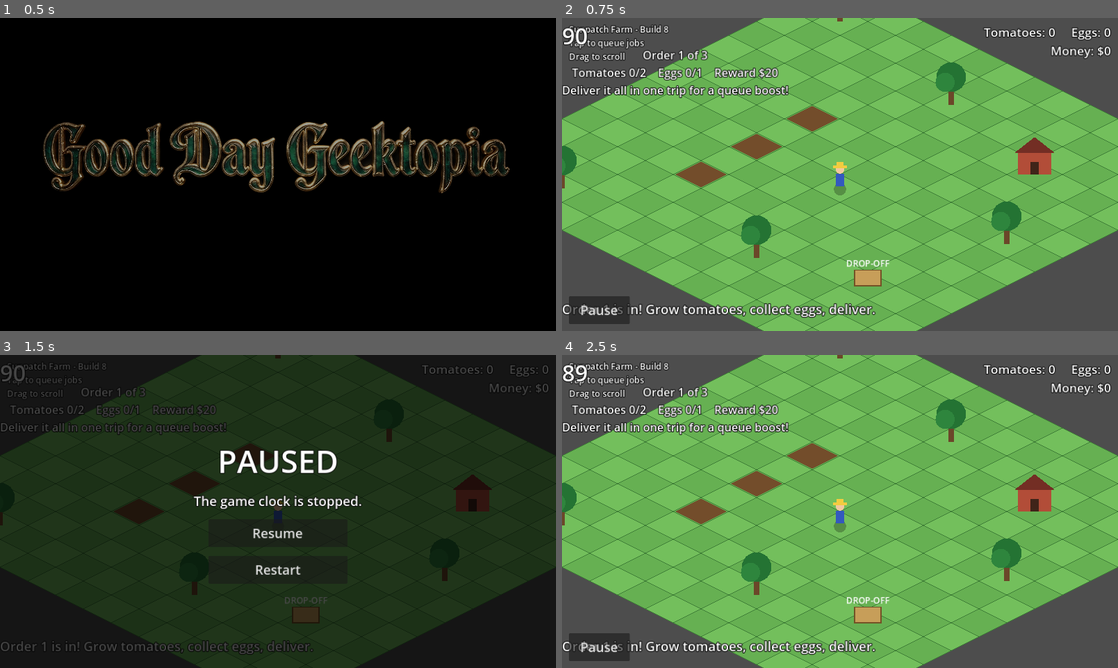
Above: before the commit, frames 1-4 (two rows, left to right).
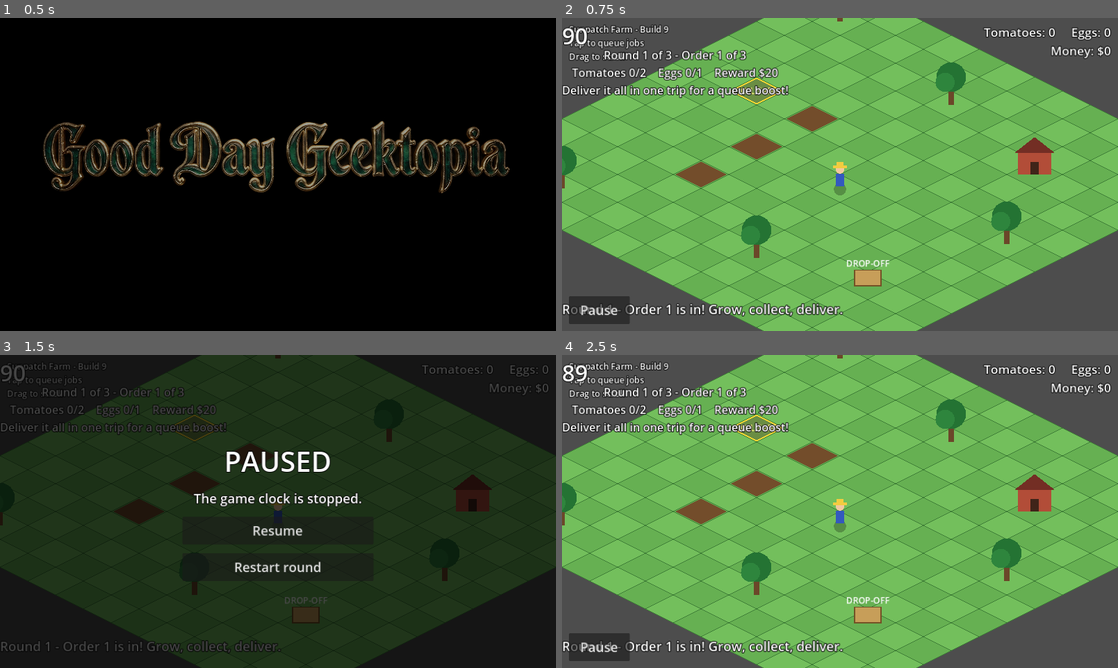
Above: after the commit, the same moments.

Repository: TheRealJaXx/sunpatch-farm
Game: Godot game, scene res://credits.tscn
The game is run twice, just before and just after one commit, with the same random seed, the same clock (stepped at 60 frames per second) and the same inputs.
Inputs (mouse positions are in pixels of both pictures, inside the frame that each line leads up to):
- Up to frame 1 (0.5 s): no input
- Up to frame 2 (0.75 s): move the mouse to (962, 158) at 0.52 s; click (962, 158) at 0.67 s
- Up to frame 3 (1.5 s): click "Pause" at 1.25 s
- Up to frame 4 (2.5 s): click "Resume" at 2 s

Frame 1 is identical in both runs. In frame 2, 2.0% of the frame differs, in the area x 0-57%, y 2-96%; in frame 3, 2.9%, in the area x 0-66%, y 3-96%; in frame 4, 2.0%.

Commit message:
Update farm.gd

Diff:
--- a/farm.gd
+++ b/farm.gd
@@ -1,6 +1,6 @@
 extends Node2D
 
-const BUILD_NUMBER := 8
+const BUILD_NUMBER := 9
 
 # ---- Tunable gameplay values (seconds) ----
 const PLANT_TIME := 1.0
@@ -20,10 +20,16 @@
 const QUEUE_MAX_BOOSTED := 8
 const POWERUP_TIME := 25.0
 
-# ---- Order waves (one entry per wave) ----
-const WAVE_TOMATOES: Array[int] = [2, 3, 3]
-const WAVE_EGGS: Array[int] = [1, 2, 2]
-const WAVE_REWARD: Array[int] = [20, 40, 60]
+# ---- Money, shop and soil blocks ----
+const START_MONEY := 0
+const RUSH_FEE := 0.25
+const PLOT_PRICES: Array[int] = [200, 350, 500]
+const NEW_PLOT_CELLS: Array[Vector2i] = [Vector2i(2, 5), Vector2i(2, 7), Vector2i(2, 9)]
+
+# ---- Rounds: one list per round, one entry per order ----
+const ROUND_TOMATOES: Array = [[2, 3, 3], [3, 3, 4], [4, 4, 5]]
+const ROUND_EGGS: Array = [[1, 2, 2], [2, 2, 2], [2, 3, 3]]
+const ROUND_REWARD: Array = [[20, 30, 40], [30, 40, 50], [40, 50, 60]]
 
 # ---- Map ----
 const GRID_W := 14
@@ -49,6 +55,7 @@
 const STATE_PLAYING := 0
 const STATE_WON := 1
 const STATE_LOST := 2
+const STATE_SHOP := 3
 
 class Plot:
     var cell: Vector2i = Vector2i.ZERO
@@ -81,7 +88,12 @@
 var _eggs := 0
 var _eggs_ready := 0
 var _egg_timer := 0.0
-var _money := 0
+var _money := START_MONEY
+
+var _round := 0
+var _owned_extra := 0
+var _snap_money := 0
+var _snap_extra := 0
 
 var _wave := 0
 var _del_tomatoes := 0
@@ -106,8 +118,8 @@
 var _overlay: Control
 var _ov_title: Label
 var _ov_info: Label
-var _resume_btn: Button
-var _restart_btn: Button
+var _ov_buttons: Array[Button] = []
+var _ov_mode := ""
 
 var _press_active := false
 var _press_pos := Vector2.ZERO
@@ -132,9 +144,39 @@
     return QUEUE_MAX_BOOSTED if _boost_left > 0.0 else QUEUE_MAX_BASE
 
 
+# ---- Round data helpers ----
+
+func _wave_count() -> int:
+    return int(ROUND_TOMATOES[_round].size())
+
+
+func _need_t(i: int) -> int:
+    return int(ROUND_TOMATOES[_round][i])
+
+
+func _need_e(i: int) -> int:
+    return int(ROUND_EGGS[_round][i])
+
+
+func _reward(i: int) -> int:
+    return int(ROUND_REWARD[_round][i])
+
+
+# ---- Soil block helpers ----
+
+func _next_slot_exists() -> bool:
+    return _owned_extra < NEW_PLOT_CELLS.size()
+
+
+func _price(rush: bool) -> int:
+    var base: int = PLOT_PRICES[_owned_extra]
+    if rush:
+        return roundi(base * (1.0 + RUSH_FEE))
+    return base
+
+
 func _ready() -> void:
     _build_map_data()
-    _pos = grid_to_world(START_CELL)
 
     _entities = Node2D.new()
     add_child(_entities)
@@ -148,11 +190,12 @@
     _build_hud()
     _clamp_camera()
     queue_redraw()
-    _toast("Order 1 is in! Grow tomatoes, collect eggs, deliver.")
+    _start_round()
 
 
 func _build_map_data() -> void:
     _blocked.clear()
+    _plots.clear()
     for tree_cell in TREE_CELLS:
         _blocked.append(tree_cell)
     for plot_cell in PLOT_CELLS:
@@ -160,6 +203,11 @@
         p.cell = plot_cell
         _plots.append(p)
         _blocked.append(plot_cell)
+    for i in _owned_extra:
+        var ep := Plot.new()
+        ep.cell = NEW_PLOT_CELLS[i]
+        _plots.append(ep)
+        _blocked.append(NEW_PLOT_CELLS[i])
     _blocked.append(COOP_CELL)
     _blocked.append(DELIVERY_CELL)
 
@@ -170,6 +218,61 @@
     _astar.update()
     for blocked_cell in _blocked:
         _astar.set_point_solid(blocked_cell, true)
+
+
+# ---------------- Rounds ----------------
+
+func _start_round() -> void:
+    _game_state = STATE_PLAYING
+    _paused = false
+    _wave = 0
+    _del_tomatoes = 0
+    _del_eggs = 0
+    _tomatoes = 0
+    _eggs = 0
+    _eggs_ready = 0
+    _egg_timer = 0.0
+    _time_left = MAIN_TIME
+    _in_grace = false
+    _boost_left = 0.0
+    _timer_label.remove_theme_color_override("font_color")
+    _queue.clear()
+    _cancel_action()
+    _pos = grid_to_world(START_CELL)
+    for p in _plots:
+        p.state = PLOT_EMPTY
+        p.grow_left = 0.0
+    _snap_money = _money
+    _snap_extra = _owned_extra
+    _overlay.visible = false
+    _pause_btn.visible = true
+    _queue_sig = ""
+    _toast("Round %d - Order 1 is in! Grow, collect, deliver." % (_round + 1))
+
+
+func _restart_round() -> void:
+    _money = _snap_money
+    _owned_extra = _snap_extra
+    _build_map_data()
+    _start_round()
+
+
+func _start_next_round() -> void:
+    _round += 1
+    _start_round()
+
+
+func _end_round() -> void:
+    _queue.clear()
+    _cancel_action()
+    if _round >= ROUND_TOMATOES.size() - 1:
+        _game_state = STATE_WON
+        _show_overlay("win", "YOU WIN!",
+            "All %d rounds complete!\nMoney: $%d" % [ROUND_TOMATOES.size(), _money],
+            ["Play again"])
+    else:
+        _game_state = STATE_SHOP
+        _show_shop()
 
 
 # ---------------- HUD ----------------
@@ -275,7 +378,7 @@
     box.add_theme_constant_override("separation", 20)
     center.add_child(box)
 
-    _ov_title = _make_label(72)
+    _ov_title = _make_label(64)
     _ov_title.horizontal_alignment = HORIZONTAL_ALIGNMENT_CENTER
     box.add_child(_ov_title)
 
@@ -283,41 +386,122 @@
     _ov_info.horizontal_alignment = HORIZONTAL_ALIGNMENT_CENTER
     box.add_child(_ov_info)
 
-    _resume_btn = _make_button("Resume", 320.0)
-    _resume_btn.size_flags_horizontal = Control.SIZE_SHRINK_CENTER
-    _resume_btn.pressed.connect(_on_resume_pressed)
-    box.add_child(_resume_btn)
-
-    _restart_btn = _make_button("Restart", 320.0)
-    _restart_btn.size_flags_horizontal = Control.SIZE_SHRINK_CENTER
-    _restart_btn.pressed.connect(_on_restart_pressed)
-    box.add_child(_restart_btn)
-
-
-func _show_overlay(title: String, info: String, can_resume: bool, restart_text: String) -> void:
+    for i in 3:
+        var b := _make_button("", 440.0)
+        b.size_flags_horizontal = Control.SIZE_SHRINK_CENTER
+        b.pressed.connect(_on_ov_button.bind(i))
+        box.add_child(b)
+        _ov_buttons.append(b)
+
+
+func _show_overlay(mode: String, title: String, info: String, labels: Array[String]) -> void:
+    _ov_mode = mode
     _ov_title.text = title
     _ov_info.text = info
-    _resume_btn.visible = can_resume
-    _restart_btn.text = restart_text
+    for i in 3:
+        var b := _ov_buttons[i]
+        if i < labels.size() and labels[i] != "":
+            b.text = labels[i]
+            b.disabled = false
+            b.visible = true
+        else:
+            b.visible = false
     _overlay.visible = true
     _pause_btn.visible = false
 
 
-func _on_pause_pressed() -> void:
-    if _game_state != STATE_PLAYING or _paused:
-        return
-    _paused = true
-    _show_overlay("PAUSED", "The game clock is stopped.", true, "Restart")
-
-
-func _on_resume_pressed() -> void:
+func _close_overlay() -> void:
     _paused = false
     _overlay.visible = false
     _pause_btn.visible = true
 
 
-func _on_restart_pressed() -> void:
-    get_tree().reload_current_scene()
+func _on_ov_button(i: int) -> void:
+    match _ov_mode:
+        "pause":
+            if i == 0:
+                _close_overlay()
+            elif i == 1:
+                _restart_round()
+        "confirm":
+            if i == 0:
+                _do_buy(true)
+            else:
+                _close_overlay()
+        "shop":
+            if i == 0:
+                _do_buy(false)
+            elif i == 1:
+                _start_next_round()
+        "win":
+            get_tree().reload_current_scene()
+        "lose":
+            if i == 0:
+                _restart_round()
+            else:
+                get_tree().reload_current_scene()
+
+
+func _on_pause_pressed() -> void:
+    if _game_state != STATE_PLAYING or _paused:
+        return
+    _paused = true
+    _show_overlay("pause", "PAUSED", "The game clock is stopped.", ["Resume", "Restart round"])
+
+
+func _show_shop() -> void:
+    var labels: Array[String] = []
+    if _next_slot_exists():
+        labels.append("Buy soil block - $%d" % _price(false))
+    else:
+        labels.append("All soil blocks bought")
+    labels.append("Start round %d" % (_round + 2))
+    _show_overlay("shop", "ROUND %d COMPLETE" % (_round + 1),
+        "Money: $%d\nSoil blocks bought: %d of %d" % [_money, _owned_extra, NEW_PLOT_CELLS.size()],
+        labels)
+    var can_buy := _next_slot_exists() and _money >= _price(false)
+    _ov_buttons[0].disabled = not can_buy
+
+
+func _open_buy_confirm() -> void:
+    var cost := _price(true)
+    _paused = true
+    _show_overlay("confirm", "Buy soil block?",
+        "Cost: $%d (includes %d%% rush fee)\nYou have: $%d" % [cost, roundi(RUSH_FEE * 100.0), _money],
+        ["Buy for $%d" % cost, "Cancel"])
+    _ov_buttons[0].disabled = _money < cost
+
+
+func _do_buy(rush: bool) -> void:
+    if not _next_slot_exists():
+        return
+    var cost := _price(rush)
+    if _money < cost:
+        return
+    var cell := NEW_PLOT_CELLS[_owned_extra]
+    if rush and _world_to_cell(_pos) == cell:
+        _toast("Move the farmer off that spot first")
+        _close_overlay()
+        return
+
+    _money -= cost
+    _owned_extra += 1
+    var p := Plot.new()
+    p.cell = cell
+    _plots.append(p)
+    _blocked.append(cell)
+    _astar.set_point_solid(cell, true)
+
+    if rush:
+        _toast("Soil block bought for $%d" % cost)
+        _close_overlay()
+        var o := _order
+        if o != null and _act_kind == "":
+            if not _start_order(o):
+                _cancel_action()
+                _after_action()
+    else:
+        _show_shop()
 
 
 func _update_hud() -> void:
@@ -327,12 +511,12 @@
     else:
         _timer_label.text = "%d" % ceili(_time_left)
 
-    var w := mini(_wave, WAVE_TOMATOES.size() - 1)
-    var txt := "Order %d of %d\nTomatoes %d/%d    Eggs %d/%d    Reward $%d" % [
-        w + 1, WAVE_TOMATOES.size(),
-        _del_tomatoes, WAVE_TOMATOES[w],
-        _del_eggs, WAVE_EGGS[w],
-        WAVE_REWARD[w]]
+    var w := mini(_wave, _wave_count() - 1)
+    var txt := "Round %d of %d - Order %d of %d\nTomatoes %d/%d    Eggs %d/%d    Reward $%d" % [
+        _round + 1, ROUND_TOMATOES.size(), w + 1, _wave_count(),
+        _del_tomatoes, _need_t(w),
+        _del_eggs, _need_e(w),
+        _reward(w)]
     if _del_tomatoes == 0 and _del_eggs == 0:
         txt += "\nDeliver it all in one trip for a queue boost!"
     _order_label.text = txt
@@ -470,7 +654,7 @@
             _toast("Time's up! Grace period - finish your orders!")
         else:
             _time_left = 0.0
-            _end_game(false)
+            _game_over()
             return
 
     if _boost_left > 0.0:
@@ -499,6 +683,13 @@
         return
 
     _move_farmer(delta)
+
+
+func _game_over() -> void:
+    _game_state = STATE_LOST
+    _show_overlay("lose", "TIME'S UP",
+        "Round %d - orders completed: %d of %d" % [_round + 1, _wave, _wave_count()],
+        ["Retry round", "New game"])
 
 
 func _move_farmer(delta: float) -> void:
@@ -545,8 +736,8 @@
 
 func _deliverable() -> Vector2i:
     return Vector2i(
-        mini(_tomatoes, WAVE_TOMATOES[_wave] - _del_tomatoes),
-        mini(_eggs, WAVE_EGGS[_wave] - _del_eggs))
+        mini(_tomatoes, _need_t(_wave) - _del_tomatoes),
+        mini(_eggs, _need_e(_wave) - _del_eggs))
 
 
 func _begin_plot_action(p: Plot) -> void:
@@ -599,7 +790,7 @@
             _eggs -= give.y
             _del_tomatoes += give.x
             _del_eggs += give.y
-            if _del_tomatoes >= WAVE_TOMATOES[_wave] and _del_eggs >= WAVE_EGGS[_wave]:
+            if _del_tomatoes >= _need_t(_wave) and _del_eggs >= _need_e(_wave):
                 _complete_wave(fresh)
             else:
                 _toast("Delivered %d tomatoes, %d eggs" % [give.x, give.y])
@@ -607,31 +798,18 @@
 
 
 func _complete_wave(perfect: bool) -> void:
-    var reward := WAVE_REWARD[_wave]
+    var reward := _reward(_wave)
     _money += reward
     _wave += 1
     _del_tomatoes = 0
     _del_eggs = 0
-    if _wave >= WAVE_TOMATOES.size():
-        _end_game(true)
+    if _wave >= _wave_count():
+        _end_round()
     elif perfect:
         _boost_left = POWERUP_TIME
         _toast("Perfect delivery! +$%d - queue boosted to %d jobs for %d s" % [reward, QUEUE_MAX_BOOSTED, int(POWERUP_TIME)])
     else:
         _toast("Order complete! +$%d - next customer is here" % reward)
-
-
-func _end_game(won: bool) -> void:
-    if won:
-        _game_state = STATE_WON
-        _show_overlay("YOU WIN!",
-            "All %d orders delivered!\nMoney earned: $%d\nTime left: %d s" % [WAVE_TOMATOES.size(), _money, ceili(_time_left)],
-            false, "Play again")
-    else:
-        _game_state = STATE_LOST
-        _show_overlay("TIME'S UP",
-            "Orders completed: %d of %d\nMoney earned: $%d" % [_wave, WAVE_TOMATOES.size(), _money],
-            false, "Try again")
 
 
 func _after_action() -> void:
@@ -712,6 +890,11 @@
     var cell := _cell_at_world(world)
     if not _in_grid(cell):
         return
+
+    if _next_slot_exists() and cell == NEW_PLOT_CELLS[_owned_extra]:
+        _open_buy_confirm()
+        return
+
     var order := _order_for_cell(cell)
     if order == null:
         _flash(cell)
@@ -798,6 +981,9 @@
     if _flash_left > 0.0:
         _diamond_outline(_flash_cell, Color(1.0, 0.2, 0.2, clampf(_flash_left * 2.0, 0.0, 1.0)))
 
+    if _next_slot_exists() and _game_state == STATE_PLAYING:
+        _draw_forsale()
+
     var items: Array = []
     for t in TREE_CELLS:
         items.append({"y": grid_to_world(t).y, "fn": _draw_tree.bind(t)})
@@ -814,6 +1000,16 @@
         var qc := grid_to_world(_queue[i].cell)
         _entities.draw_string(ThemeDB.fallback_font, qc + Vector2(-20, 10), str(i + 1),
             HORIZONTAL_ALIGNMENT_CENTER, 40.0, 30, Color.WHITE)
+
+
+func _draw_forsale() -> void:
+    var c := grid_to_world(NEW_PLOT_CELLS[_owned_extra])
+    _entities.draw_colored_polygon(_diamond_points(c, 0.92), Color(0.45, 0.30, 0.17, 0.35))
+    var pts := _diamond_points(c, 0.92)
+    pts.append(pts[0])
+    _entities.draw_polyline(pts, Color(1.0, 0.85, 0.2), 3.0)
+    _entities.draw_string(ThemeDB.fallback_font, c + Vector2(-60, 7), "SOIL $%d" % _price(true),
+        HORIZONTAL_ALIGNMENT_CENTER, 120.0, 20, Color(1.0, 0.95, 0.5))
 
 
 func _draw_tree(cell: Vector2i) -> void:
